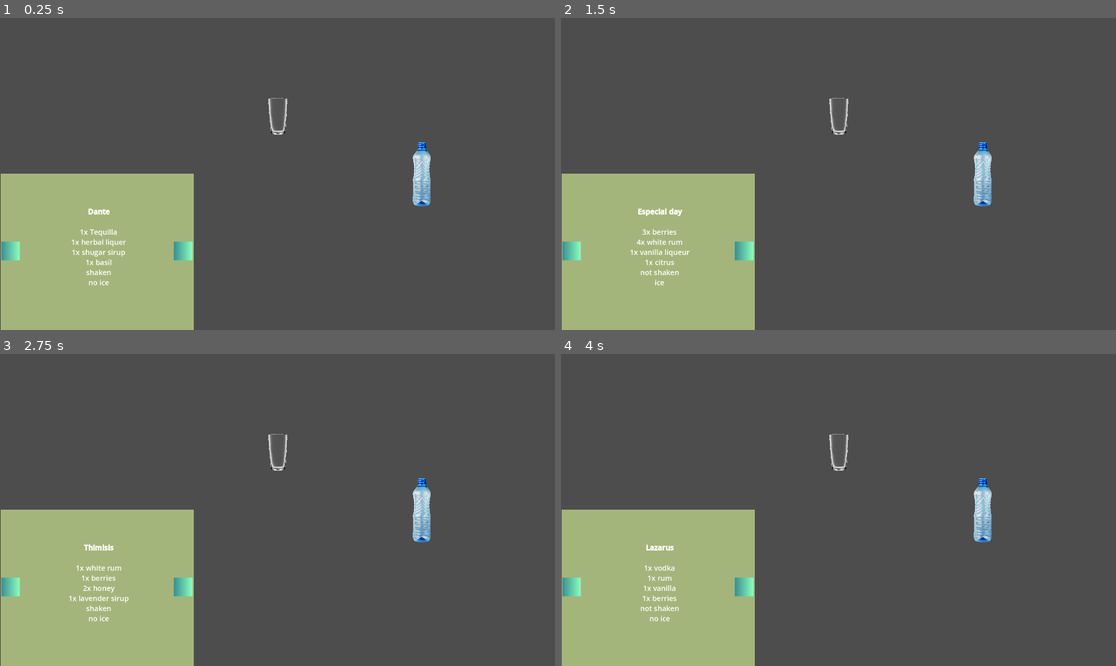
Above: before the commit, frames 1-4 (two rows, left to right).
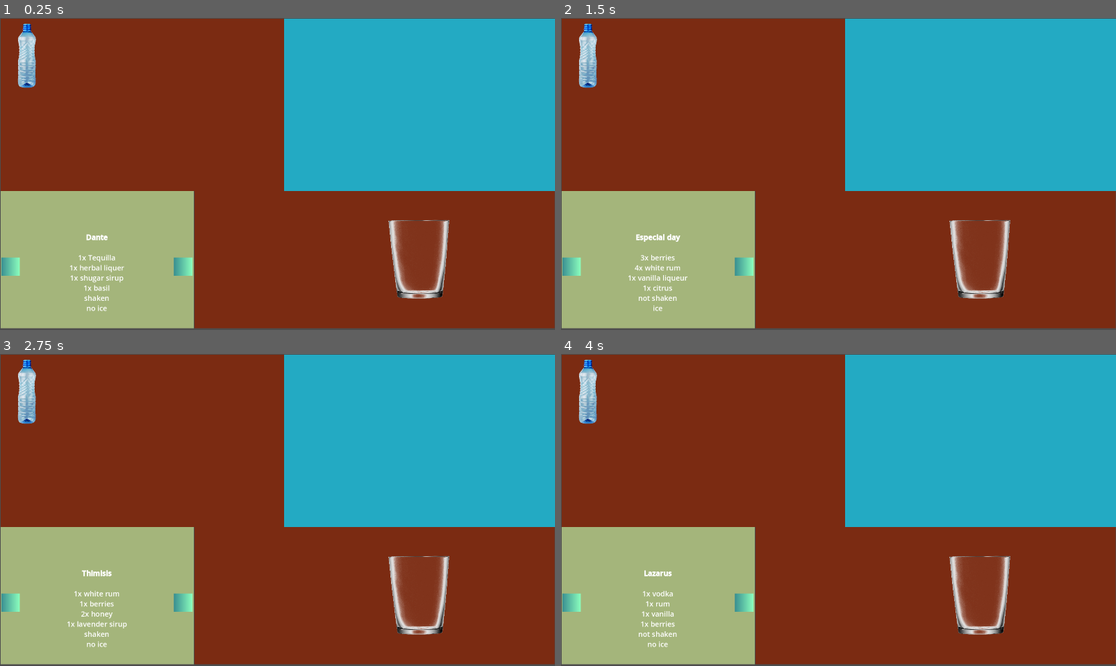
Above: after the commit, the same moments.

Repository: buficek7/GameJamBrno2024
Game: Godot game, scene res://scenes/Test Scene.tscn
Same seed, same stepped clock (60 frames per second), same inputs: the game is played once before the commit and once after it.
Inputs (mouse positions are in pixels of both pictures, inside the frame that each line leads up to; where the layout moved, square brackets give the same spot in the first picture):
- Up to frame 1 (0.25 s): no input
- Up to frame 2 (1.5 s): click (744, 267) [744, 252] at 0.5 s; click (744, 267) [744, 252] at 1.25 s
- Up to frame 3 (2.75 s): click (183, 603) [183, 588] at 2 s
- Up to frame 4 (4 s): click (572, 603) [572, 588] at 2.75 s; tap Enter at 3.5 s; move the mouse to (960, 494) at 3.52 s; press the mouse at (960, 494) at 3.53 s; tap Space at 3.77 s

The runs differ from the first frame. In frame 1, 85% of the frame differs, in the area x 0-100%, y 0-100%; in frame 2, 86%; in frame 3, 85%; in frame 4, 85%.

Commit message:
Some sigma skibidi gyat changes

Diff:
--- /dev/null
+++ b/data/Recipes/Arte de Volar.json
@@ -0,0 +1 @@
+["tequilla:2","lavener_sirup:1","shugar_sirup:2","citrus:1","ice:1"]
--- /dev/null
+++ b/data/Recipes/Bird of Paradise.json
@@ -0,0 +1 @@
+["tequila:3","white_knight:3","citrus:1","herbal_liqueur:2"]
--- /dev/null
+++ b/data/Recipes/Bloody Mary.json
@@ -0,0 +1 @@
+["vodka:2","cherry:2","citrus:3","basil:1","shaken:1"]
--- /dev/null
+++ b/data/Recipes/Great Gatsby.json
@@ -0,0 +1 @@
+["vodka:1","lemon:2","sugar_sirup:2","basil:1","shaken:1"]
--- /dev/null
+++ b/data/Recipes/Lazarus.json
@@ -0,0 +1 @@
+["vodka:1","rum:1","vanilla:1","berries:1"]
--- /dev/null
+++ b/data/Recipes/Thimisis.json
@@ -0,0 +1 @@
+["white_rum:1","berries:1","honey:2","lavender_sirup:1","shaken:1"]
--- a/data/Recipes/test.json
+++ /dev/null
@@ -1 +0,0 @@
-["water:1"]
--- a/data/levels/level1.json
+++ b/data/levels/level1.json
@@ -1 +1,5 @@
-["test-sucks","Cafe-Sucks","Suckujes-Cafe"]
+[
+	"test-sucks",
+	"Cafe-Sucks",
+	"Suckujes-Cafe"
+]
--- a/scenes/Test Scene.tscn
+++ b/scenes/Test Scene.tscn
@@ -26,21 +26,60 @@
 height = 249.48
 
 [node name="Node2D" type="Node2D"]
+position = Vector2(2, -1)
 script = ExtResource("1_s5lyr")
+
+[node name="Background" type="Control" parent="."]
+layout_mode = 3
+anchors_preset = 0
+offset_right = 40.0
+offset_bottom = 40.0
+
+[node name="ColorRect" type="ColorRect" parent="Background"]
+layout_mode = 0
+offset_left = -958.0
+offset_top = 55.0
+offset_right = -290.0
+offset_bottom = 534.0
+color = Color(0.643137, 0.709804, 0.482353, 1)
+
+[node name="ColorRect2" type="ColorRect" parent="Background"]
+layout_mode = 0
+offset_left = -288.0
+offset_top = 55.0
+offset_right = 959.0
+offset_bottom = 534.0
+color = Color(0.482353, 0.168627, 0.0705882, 1)
+
+[node name="ColorRect3" type="ColorRect" parent="Background"]
+layout_mode = 0
+offset_left = -958.0
+offset_top = -537.0
+offset_right = 29.0
+offset_bottom = 60.0
+color = Color(0.482353, 0.168627, 0.0705882, 1)
+
+[node name="ColorRect4" type="ColorRect" parent="Background"]
+layout_mode = 0
+offset_left = 22.0
+offset_top = -537.0
+offset_right = 960.0
+offset_bottom = 60.0
+color = Color(0.137255, 0.666667, 0.764706, 1)
 
 [node name="Control" type="Control" parent="."]
 layout_mode = 3
-anchors_preset = 0
+anchors_preset = 2
+anchor_top = 1.0
+anchor_bottom = 1.0
 offset_left = -958.0
+offset_top = 55.0
 offset_right = -289.0
-offset_bottom = 539.0
+offset_bottom = 536.0
+grow_vertical = 0
+size_flags_horizontal = 4
+size_flags_vertical = 0
 script = ExtResource("2_wx44w")
-
-[node name="ColorRect" type="ColorRect" parent="Control"]
-layout_mode = 0
-offset_right = 668.0
-offset_bottom = 540.0
-color = Color(0.643137, 0.709804, 0.482353, 1)
 
 [node name="Forward" type="TextureButton" parent="Control"]
 layout_mode = 1
@@ -69,12 +108,14 @@
 [node name="RichTextLabel" type="RichTextLabel" parent="Control"]
 layout_mode = 1
 anchors_preset = -1
-anchor_left = 0.169
-anchor_top = 0.0593692
+anchor_left = 0.202
+anchor_top = 0.175
 anchor_right = 0.846039
 anchor_bottom = 0.928
-offset_left = -0.0610123
-offset_bottom = -0.192017
+offset_left = -17.138
+offset_top = -18.175
+offset_right = -17.0001
+offset_bottom = -18.368
 grow_horizontal = 2
 grow_vertical = 2
 bbcode_enabled = true
@@ -92,7 +133,8 @@
 texture = SubResource("CompressedTexture2D_u4vbq")
 
 [node name="DrinkDish" type="Area2D" parent="."]
-position = Vector2(0, -200)
+position = Vector2(486, 294)
+scale = Vector2(3.11793, 2.15332)
 script = ExtResource("3_droxh")
 
 [node name="CollisionShape2D" type="CollisionShape2D" parent="DrinkDish"]
@@ -103,7 +145,7 @@
 texture = ExtResource("2_x6y8s")
 
 [node name="water" type="Area2D" parent="." node_paths=PackedStringArray("drinkDish")]
-position = Vector2(500, 0)
+position = Vector2(-866, -410)
 script = ExtResource("1_nhgtr")
 drinkDish = NodePath("../DrinkDish")
 
--- a/scripts/Ingredient.gd
+++ b/scripts/Ingredient.gd
@@ -6,7 +6,7 @@
 var OverDish : bool = false
 @onready var Sprite = $Sprite2D
 @export_category("Base")
-@export var Ingredient_Name : String
+var Ingredient_Name : String
 @export var drinkDish : Dish
 @export_category("Movement")
 @export var MoveUp : float = 30
--- a/scripts/Level.gd
+++ b/scripts/Level.gd
@@ -14,7 +14,12 @@
 	"dante" : ["tequilla:1", "herbal:1", "liquer:1", "sugar:1", "basil:1", "shaken:1"],
 	"curtain_call" : ["basil:3", "rum:2", "sugar:2", "cherry:1", "shaken:1", "ice:1"],
 	"especial_day" : ["berries:3", "white_rum:4", "vanilla:1", "citrus:2", "ice:1"],
-	"test" : ["water:1"]
+	"Thimisis" : ["white_rum:1", "berries:1", "honey:2", "lavender_sirup:1", "shaken:1"],
+	"Arte de Volar" : ["tequilla:2", "lavener_sirup:1", "shugar_sirup:2", "citrus:1", "ice:1"],
+	"Bird of Paradise" : ["tequila:3", "white_knight:3", "citrus:1", "herbal_liqueur:2"],
+	"Great Gatsby" : ["vodka:1", "lemon:2", "sugar_sirup:2", "basil:1", "shaken:1"],
+	"Bloody Mary" : ["vodka:2", "cherry:2", "citrus:3", "basil:1", "shaken:1"],
+	"Lazarus" : ["vodka:1", "rum:1", "vanilla:1", "berries:1"]
 }
 
 # Called when the node enters the scene tree for the first time.
